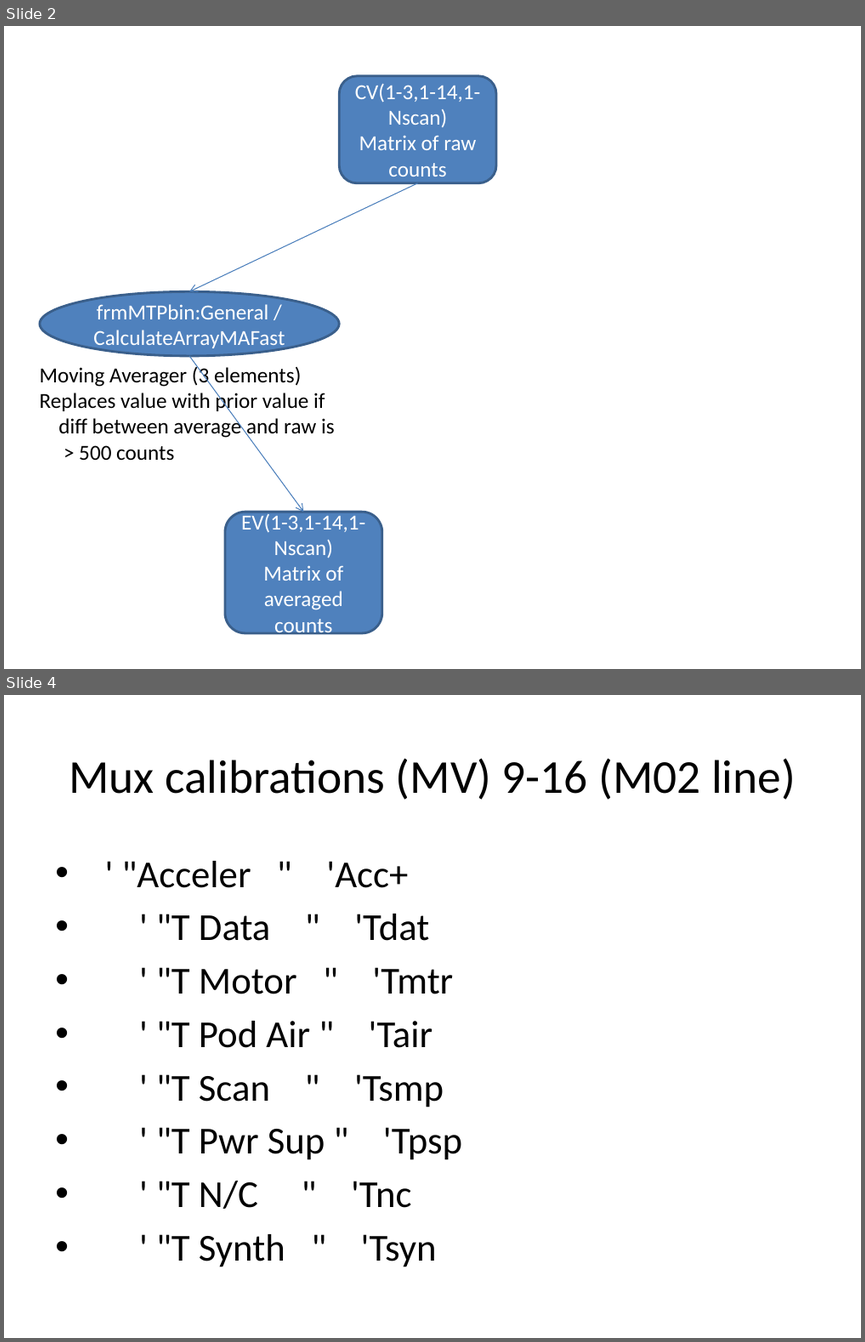
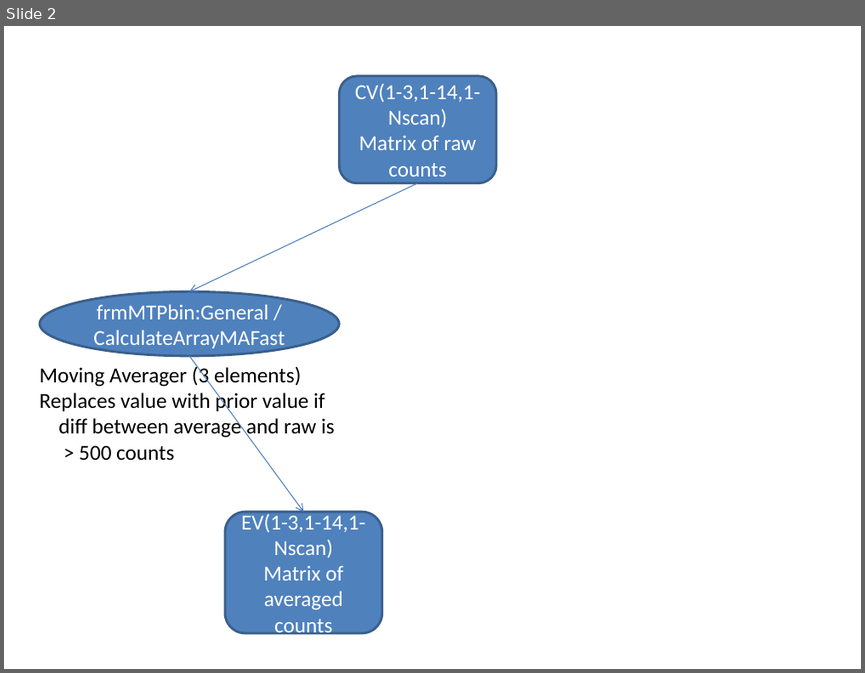
Before and after one commit to NCAR/nimbus, a slide deck: instruments/mtp/doc/MTP-DFD.pptx. Shown one above the other, each under a label of ours: slides 2 and 4 before the commit, slide 2 after it; the slides between them are not shown. The pictures are 865x1342 and 865x673 pixels, drawn with LibreOffice and Linux fonts; fonts in the diff are those of the drawing. Boxes give left, top, right and bottom in pixels: in the first picture for what was removed or moved away, otherwise in the second. Text is boxed around its words. In the diff, an @@ line names an element or a change of style, - is before the commit and + after.

```diff
--- a/instruments/mtp/doc/MTP-DFD.pptx
+++ b/instruments/mtp/doc/MTP-DFD.pptx
@@ slide 4 removed at <box>4,695,861,1338</box>, background #FFFFFF @@
@@ title removed at <box>69,758,795,800</box> @@
-Mux calibrations (MV) 9-16 (M02 line)
@@ text removed at <box>122,861,462,1267</box> @@
-• ' "Acceler " 'Acc+
-• ' "T Data " 'Tdat
-• ' "T Motor " 'Tmtr
-• ' "T Pod Air " 'Tair
-• ' "T Scan " 'Tsmp
-• ' "T Pwr Sup " 'Tpsp
-• ' "T N/C " 'Tnc
-• ' "T Synth " 'Tsyn
```
Also in this commit, not shown: 11 slides changed, 5 other slides removed.
